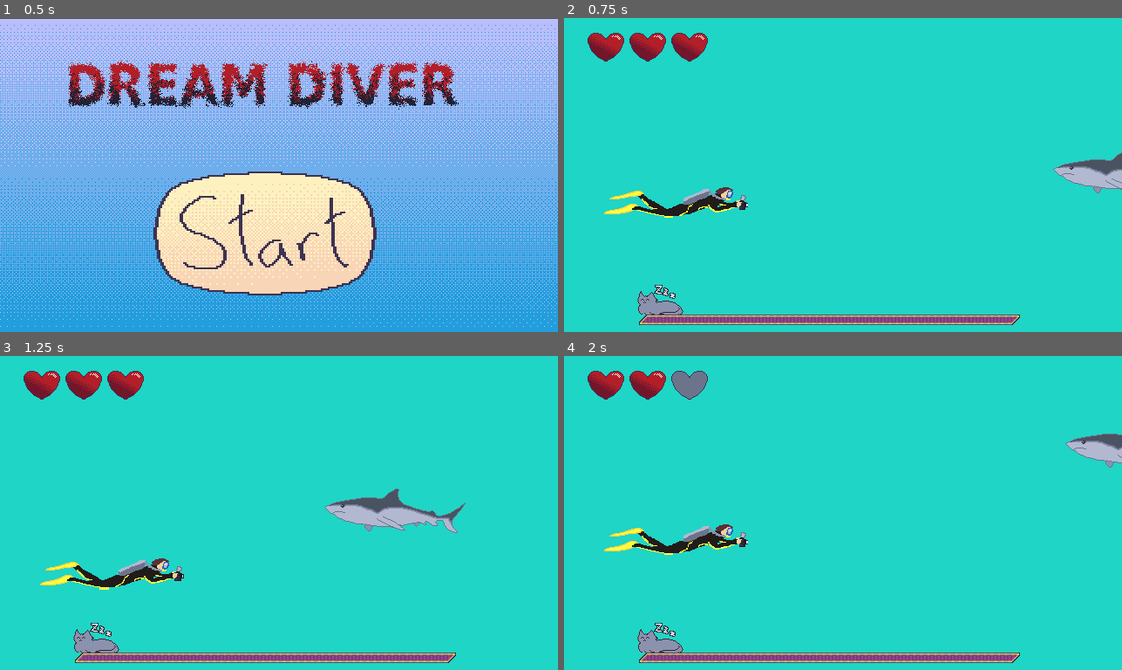
Above: before the commit, frames 1-4 (two rows, left to right).
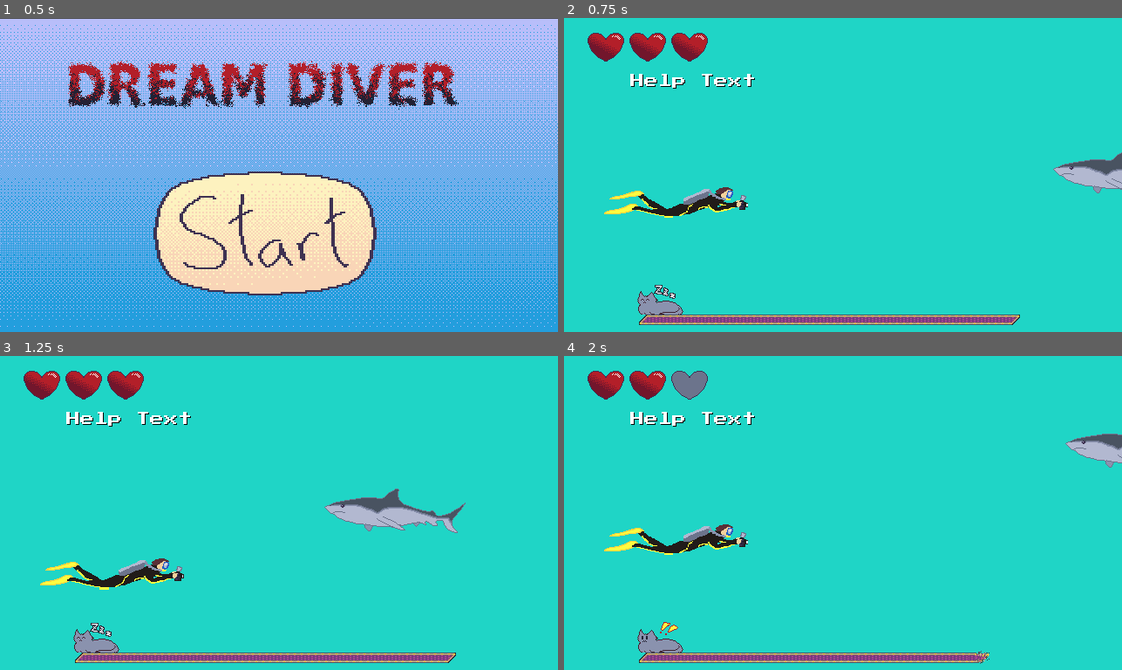
Above: after the commit, the same moments.

Repository: Archund/DreamDiver
Game: Godot game, scene res://main.tscn
Two runs of this game, one before a commit and one after it. Both use one fixed random seed, a clock stepped at 60 frames per second and the inputs below.
Inputs (mouse positions are in pixels of both pictures, inside the frame that each line leads up to):
- Up to frame 1 (0.5 s): no input
- Up to frame 2 (0.75 s): click (831, 234) at 0.5 s
- Up to frame 3 (1.25 s): no input
- Up to frame 4 (2 s): move the mouse to (965, 497) at 1.27 s; click (965, 497) at 1.35 s

Frame 1 is identical in both runs. In frame 2, 0.4% of the frame differs, in the area x 11-35%, y 17-23%; in frame 3, 0.4%; in frame 4, 0.8%, in the area x 11-82%, y 17-99%.
Error after the commit: Parse Error: The function signature doesn't match the parent. Parent signature is: "void set(String, Variant)". (res://UI/INFO.gd:20)

Commit message:
Added sfx, games shouw help text

Diff:
--- /dev/null
+++ b/UI/INFO.gd
@@ -0,0 +1,30 @@
+extends Label
+
+var timer
+var upTime = 1
+
+func _ready():
+	timer = Timer.new()
+	timer.connect("timeout", self, "_timeout")
+	timer.wait_time = upTime
+	timer.one_shot = true
+
+func reset():
+	pass
+
+func _timeout():
+	self.text = " "
+	self.visible = false
+	print("text timeout")
+
+func set(info):
+	self.text = str(info)
+	self.visible = true
+	timer.start()
+	print("timer start")
+
+
+#func _process(delta):
+#	# Called every frame. Delta is time since last frame.
+#	# Update game logic here.
+#	pass
--- a/UI/TIME.gd
+++ b/UI/TIME.gd
@@ -10,6 +10,8 @@
 var activeSegments
 var uptime
 
+var helpText
+
 
 
 
@@ -21,11 +23,9 @@
 	Tim.start()
 	get_node("CAT").frame=0
 
-
 func win():
 	Tim.stop()
 	#get success signal
-
 
 func lose():
 	Tim.stop()
@@ -34,12 +34,18 @@
 	emit_signal("minus")
 
 func timeOver():
-	get_node("CAT").frame = 1
+	lose()
 	get_parent().reset()
-
 
 func _timeout():
 	activeSegments = activeSegments - 1
+
+
+func start(game):
+	helpText.set(game.MESSAGE)
+	initTim()
+
+
 
 
 
@@ -47,17 +53,13 @@
 
 	#Timer segment array
 	TA = get_node("Tstart").get_children()
+	helpText = get_node("INFO")
 
 	#create the timer
 	Tim = Timer.new()
 	self.add_child(Tim)
 	Tim.connect("timeout", self, "_timeout")
 	initTim()
-
-
-
-
-
 
 
 
--- a/UI/UI.gd
+++ b/UI/UI.gd
@@ -3,6 +3,8 @@
 var dreams=[]
 
 var game
+var winSound
+var loseSound
 
 
 func load_game():
@@ -12,7 +14,7 @@
 	game.global_position = Vector2(0,0)
 	game.connect("win",self,"_win")
 	game.connect("lose",self,"_lose")
-	get_node("TIME").initTim()
+	get_node("TIME").start(game)
 
 
 
@@ -22,6 +24,10 @@
 		preload("res://dreams/Shark/SharkAttack.tscn"),
 		preload("res://dreams/Poke/Poker.tscn")
 	]
+
+	winSound = get_node("winSound")
+	loseSound = get_node("loseSound")
+
 	load_game()
 
 
@@ -29,10 +35,12 @@
 func _win():
 	get_node("TIME").win()
 	global.score = global.score+1
+	winSound.play(0)
 	reset()
 
 func _lose():
 	get_node("TIME").lose()
+	loseSound.play(0)
 	reset()
 
 
--- a/UI/UI.tscn
+++ b/UI/UI.tscn
@@ -1,11 +1,23 @@
-[gd_scene load_steps=7 format=2]
+[gd_scene load_steps=12 format=2]
 
 [ext_resource path="res://UI/UI.gd" type="Script" id=1]
 [ext_resource path="res://UI/HEARTS.gd" type="Script" id=2]
 [ext_resource path="res://assets/Hearts.png" type="Texture" id=3]
 [ext_resource path="res://UI/TIME.gd" type="Script" id=4]
-[ext_resource path="res://assets/Cat.png" type="Texture" id=5]
-[ext_resource path="res://assets/Timer.png" type="Texture" id=6]
+[ext_resource path="res://assets/PressStart2P-Regular.ttf" type="DynamicFontData" id=5]
+[ext_resource path="res://UI/INFO.gd" type="Script" id=6]
+[ext_resource path="res://assets/Cat.png" type="Texture" id=7]
+[ext_resource path="res://assets/Timer.png" type="Texture" id=8]
+[ext_resource path="res://assets/lose.wav" type="AudioStream" id=9]
+[ext_resource path="res://assets/win.wav" type="AudioStream" id=10]
+
+[sub_resource type="DynamicFont" id=1]
+
+size = 16
+use_mipmaps = false
+use_filter = false
+font_data = ExtResource( 5 )
+_sections_unfolded = [ "Settings" ]
 
 [node name="Node2D" type="Node2D"]
 
@@ -15,6 +27,7 @@
 
 [node name="HEARTS" type="CanvasLayer" parent="." index="0"]
 
+editor/display_folded = true
 layer = 1
 offset = Vector2( 0, 0 )
 rotation = 0.0
@@ -51,20 +64,47 @@
 scale = Vector2( 1, 1 )
 transform = Transform2D( 1, 0, 0, 1, 0, 0 )
 script = ExtResource( 4 )
-time = 1.5
+time = 1
 
-[node name="CAT" type="Sprite" parent="TIME" index="0"]
+[node name="INFO" type="Label" parent="TIME" index="0"]
+
+anchor_left = 0.0
+anchor_top = 0.0
+anchor_right = 0.0
+anchor_bottom = 0.0
+margin_left = 48.0
+margin_top = 48.0
+margin_right = 248.0
+margin_bottom = 96.0
+rect_pivot_offset = Vector2( 0, 0 )
+rect_clip_content = false
+mouse_filter = 2
+mouse_default_cursor_shape = 0
+size_flags_horizontal = 1
+size_flags_vertical = 4
+custom_fonts/font = SubResource( 1 )
+custom_colors/font_color_shadow = Color( 0, 0, 0, 1 )
+text = "Help Text"
+align = 1
+valign = 1
+percent_visible = 1.0
+lines_skipped = 0
+max_lines_visible = -1
+script = ExtResource( 6 )
+_sections_unfolded = [ "Visibility", "custom_fonts" ]
+
+[node name="CAT" type="Sprite" parent="TIME" index="1"]
 
 position = Vector2( 112, 322 )
-texture = ExtResource( 5 )
+texture = ExtResource( 7 )
 vframes = 2
 _sections_unfolded = [ "Animation" ]
 
-[node name="Tstart" type="Sprite" parent="TIME" index="1"]
+[node name="Tstart" type="Sprite" parent="TIME" index="2"]
 
 editor/display_folded = true
 position = Vector2( 112, 336 )
-texture = ExtResource( 6 )
+texture = ExtResource( 8 )
 hframes = 5
 frame = 1
 _sections_unfolded = [ "Animation" ]
@@ -112,13 +152,14 @@
 [node name="T6" type="Sprite" parent="TIME/Tstart" index="5"]
 
 position = Vector2( 384, 0 )
-texture = ExtResource( 6 )
+texture = ExtResource( 8 )
 hframes = 5
 frame = 3
 _sections_unfolded = [ "Animation" ]
 
 [node name="ColorRect" type="ColorRect" parent="." index="2"]
 
+show_behind_parent = true
 anchor_left = 0.0
 anchor_top = 0.0
 anchor_right = 0.0
@@ -134,3 +175,22 @@
 size_flags_horizontal = 1
 size_flags_vertical = 1
 color = Color( 0.47451, 0.227451, 0.501961, 1 )
+_sections_unfolded = [ "Visibility" ]
+
+[node name="loseSound" type="AudioStreamPlayer" parent="." index="3"]
+
+stream = ExtResource( 9 )
+volume_db = 0.0
+pitch_scale = 1.0
+autoplay = false
+mix_target = 0
+bus = "Master"
+
+[node name="winSound" type="AudioStreamPlayer" parent="." index="4"]
+
+stream = ExtResource( 10 )
+volume_db = 0.0
+pitch_scale = 1.0
+autoplay = false
+mix_target = 0
+bus = "Master"
--- a/dreams/Poke/Poker.gd
+++ b/dreams/Poke/Poker.gd
@@ -9,12 +9,15 @@
 var eye
 
 var speed = 20
+var eyeMN = 120
+var eyeMX = 520
 
 var movement = Vector2()
 
 func _ready():
 	finger = get_node("Finger")
 	eye = get_node("Eye")
+	eye.position.x = rand_range(eyeMN, eyeMX)
 
 func checkInput():
 	var mouse = get_viewport().get_mouse_position()
--- a/dreams/Shark/SharkAttack.tscn
+++ b/dreams/Shark/SharkAttack.tscn
@@ -14,6 +14,7 @@
 
 [node name="ColorRect" type="ColorRect" parent="." index="0"]
 
+show_behind_parent = true
 anchor_left = 0.0
 anchor_top = 0.0
 anchor_right = 0.0
@@ -27,6 +28,7 @@
 size_flags_horizontal = 1
 size_flags_vertical = 1
 color = Color( 0.12549, 0.839216, 0.780392, 1 )
+_sections_unfolded = [ "Visibility" ]
 
 [node name="Diver" type="KinematicBody2D" parent="." index="1"]
 
--- a/screens/GameOver.gd
+++ b/screens/GameOver.gd
@@ -2,12 +2,16 @@
 
 var label
 var button
+var gameOverSound
 
 func _ready():
 	label = get_node("Score")
+	gameOverSound = get_node("gameOverSound")
+
 	label.text = "Score: "+str(global.score)
 	button = get_node("Button")
 	button.connect("pressed", self, "_restart")
+	gameOverSound.play(0)
 
 
 func _restart():
--- a/screens/GameOver.tscn
+++ b/screens/GameOver.tscn
@@ -1,7 +1,8 @@
-[gd_scene load_steps=6 format=2]
+[gd_scene load_steps=7 format=2]
 
 [ext_resource path="res://screens/GameOver.gd" type="Script" id=1]
 [ext_resource path="res://assets/PressStart2P-Regular.ttf" type="DynamicFontData" id=2]
+[ext_resource path="res://assets/gameOver.wav" type="AudioStream" id=3]
 
 [sub_resource type="DynamicFont" id=1]
 
@@ -124,3 +125,12 @@
 lines_skipped = 0
 max_lines_visible = -1
 _sections_unfolded = [ "BBCode", "custom_fonts" ]
+
+[node name="gameOverSound" type="AudioStreamPlayer" parent="." index="4"]
+
+stream = ExtResource( 3 )
+volume_db = 0.0
+pitch_scale = 1.0
+autoplay = false
+mix_target = 0
+bus = "Master"
Not shown: 5 places in UI/UI.tscn that only renumber resources
Not shown, added: assets/gameOver.wav.import
Not shown, added: assets/lose.wav.import
Not shown, added: assets/win.wav.import
Not shown, changed: export_presets.cfg
Not shown, added: assets/gameOver.wav
Not shown, added: assets/lose.wav
Not shown, added: assets/win.wav
